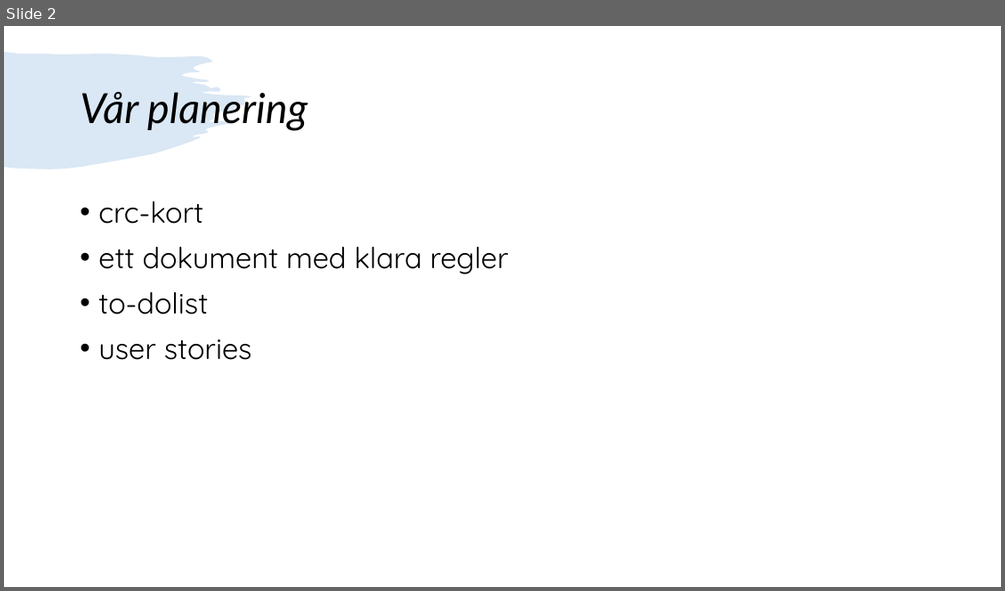
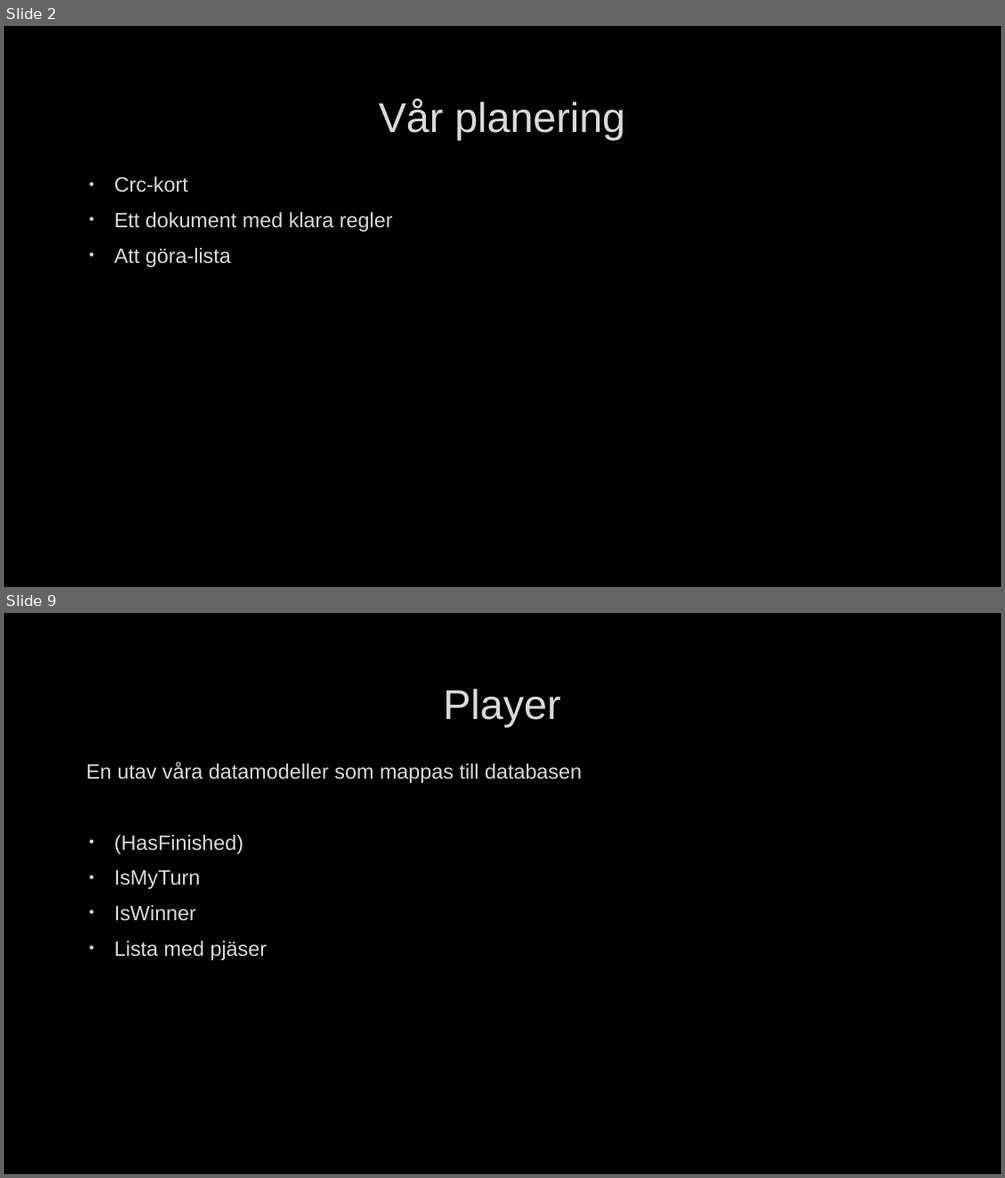
Before and after one commit to PGBSNH19/the-ludo-game-grupp-3, a slide deck: Documentation/Grupp 3 ludo presentation.pptx. Shown one above the other, each under a label of ours: slide 2 before the commit, slides 2 and 9 after it; the slides between them are not shown. The pictures are 1005x591 and 1005x1178 pixels, drawn with LibreOffice and Linux fonts; fonts in the diff are those of the drawing; background and template pictures are left out. Boxes give left, top, right and bottom in pixels: in the first picture for what was removed or moved away, otherwise in the second. Text is boxed around its words. In the diff, an @@ line names an element or a change of style, - is before the commit and + after.

```diff
--- a/Documentation/Grupp 3 ludo presentation.pptx
+++ b/Documentation/Grupp 3 ludo presentation.pptx
@@ slide 9 added at box(4, 613, 1001, 1174), background picture (left out) @@
@@ title added at box(443, 689, 560, 727), 40 pt, text #DADADA @@
+Player
@@ text added at box(86, 763, 582, 960), 20 pt, text #DADADA @@
+En utav våra datamodeller som mappas till databasen
+• (HasFinished)
+• IsMyTurn
+• IsWinner
+• Lista med pjäser
@@ slide 2 changed as well @@
@@ background #FFFFFF to picture (left out) @@
@@ freeform shape removed at box(4, 52, 251, 168) @@
@@ title "Vår planering": place and size @@
-title "Vår planering" at box(80, 92, 307, 131)
+title "Vår planering" at box(379, 99, 625, 140)
@@ title "Vår planering" at box(379, 99, 625, 140): font Lato to Arial, text colour #000000 to #DADADA, letter outline none to #404040 0.75 pt, italic off; alignment left to centre; line spacing 0.9 to 1 @@
@@ text at box(114, 176, 393, 267): text changed; size 28 to 20 pt; font Quicksand to Arial; text colour #000000 to #DADADA @@
-• crc-kort
-• ett dokument med klara regler
-• to-dolist
-• user stories
+• Crc-kort
+• Ett dokument med klara regler
+• Att göra-lista
```
Also in this commit, not shown: 1 other slide changed, 18 other slides added, 4 slides removed, 5 other files.
